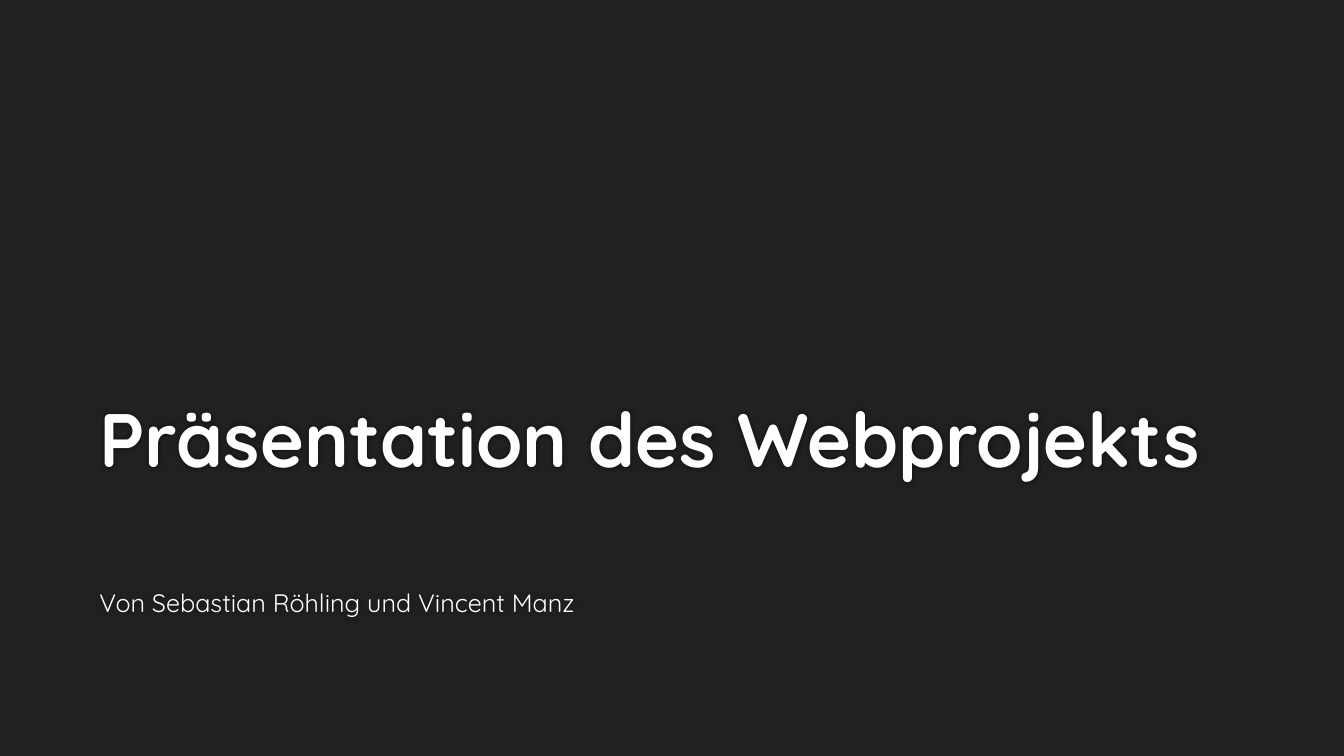
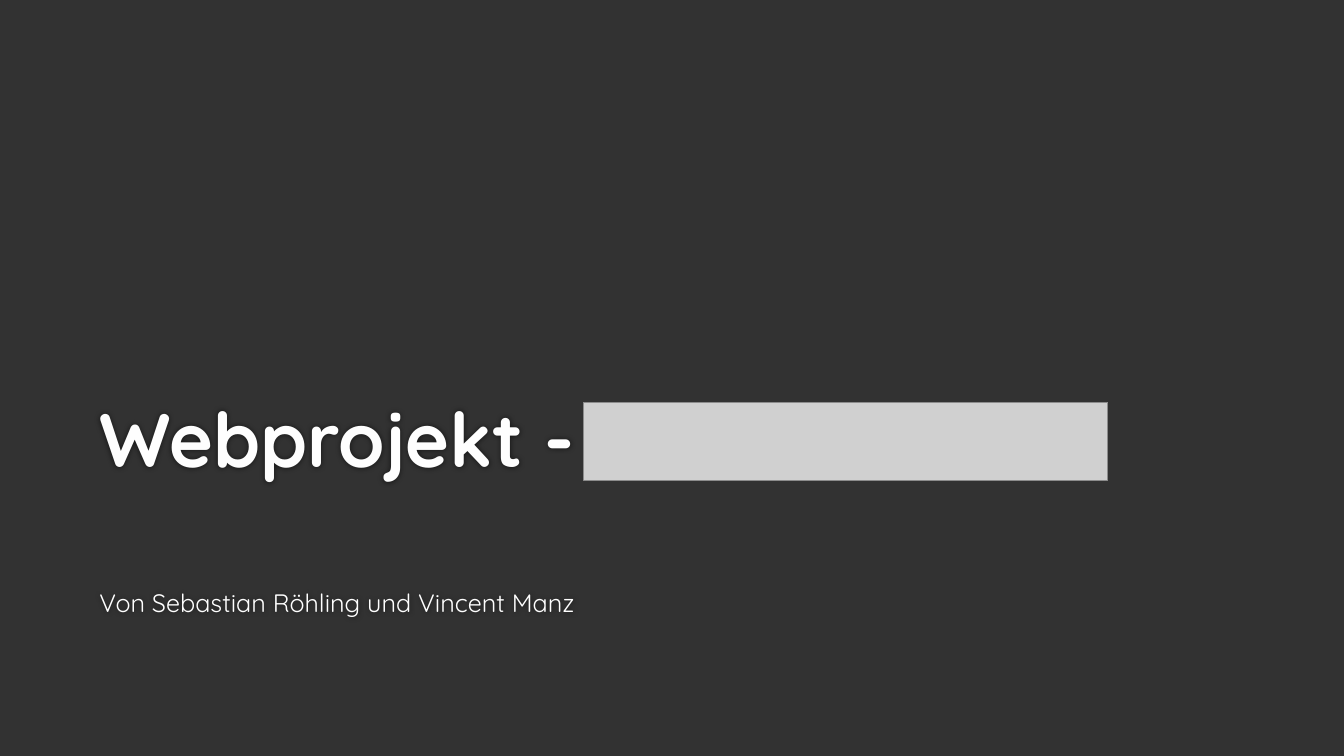
Before and after one commit to Jerobeam/OperationSteinkopfadler, a slide deck: slide 1 of WebProjekt.pptx. Drawn at 1344x756 pixels with LibreOffice and Linux fonts; fonts in the diff are those of the drawing; grey boxes stand for pictures; background and template pictures are left out. Boxes give left, top, right and bottom in pixels: in the first picture for what was removed or moved away, otherwise in the second. Text is boxed around its words. In the diff, an @@ line names an element or a change of style, - is before the commit and + after.

```diff
--- a/WebProjekt.pptx
+++ b/WebProjekt.pptx
@@ background #212121 to #323232 @@
@@ title at (99, 411, 523, 482): text changed @@
-Präsentation des Webprojekts
+Webprojekt -
@@ picture added at (584, 402, 1108, 481) @@
```
Also in this commit, not shown: 16 slides added, 5 slides removed.
